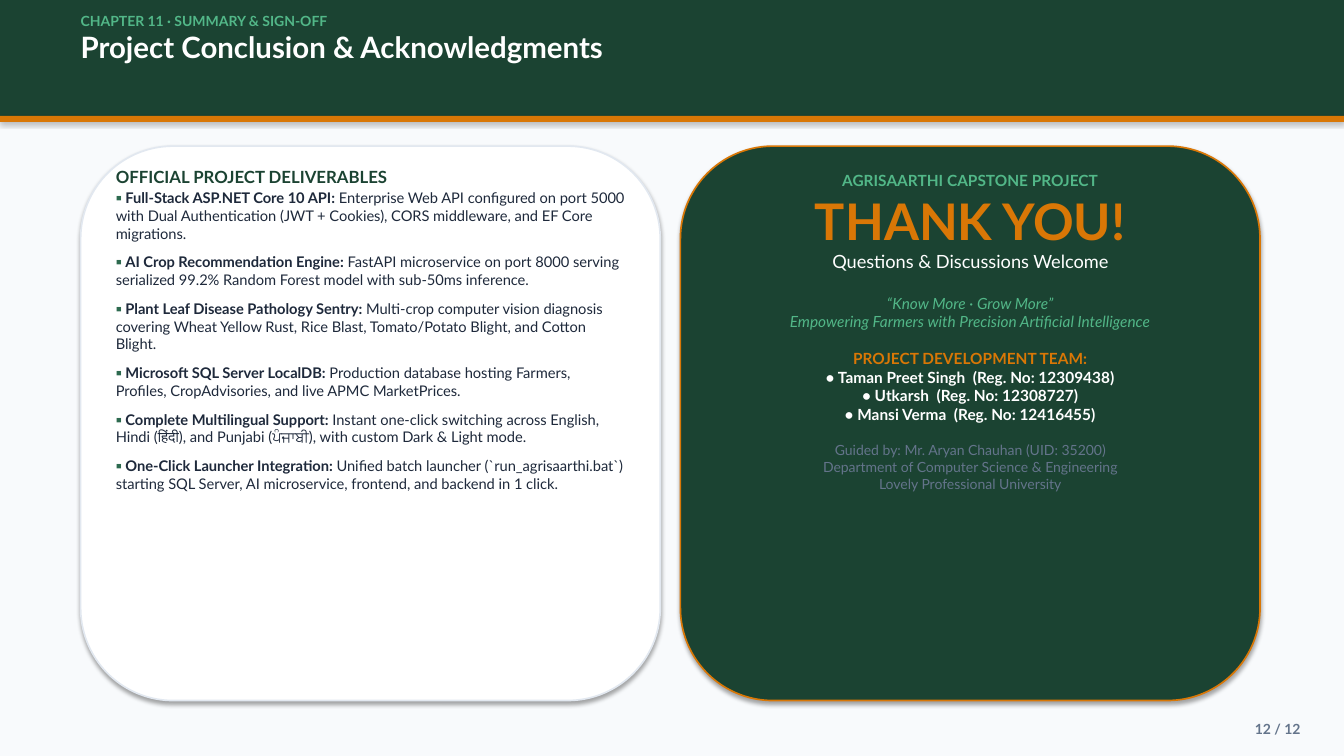
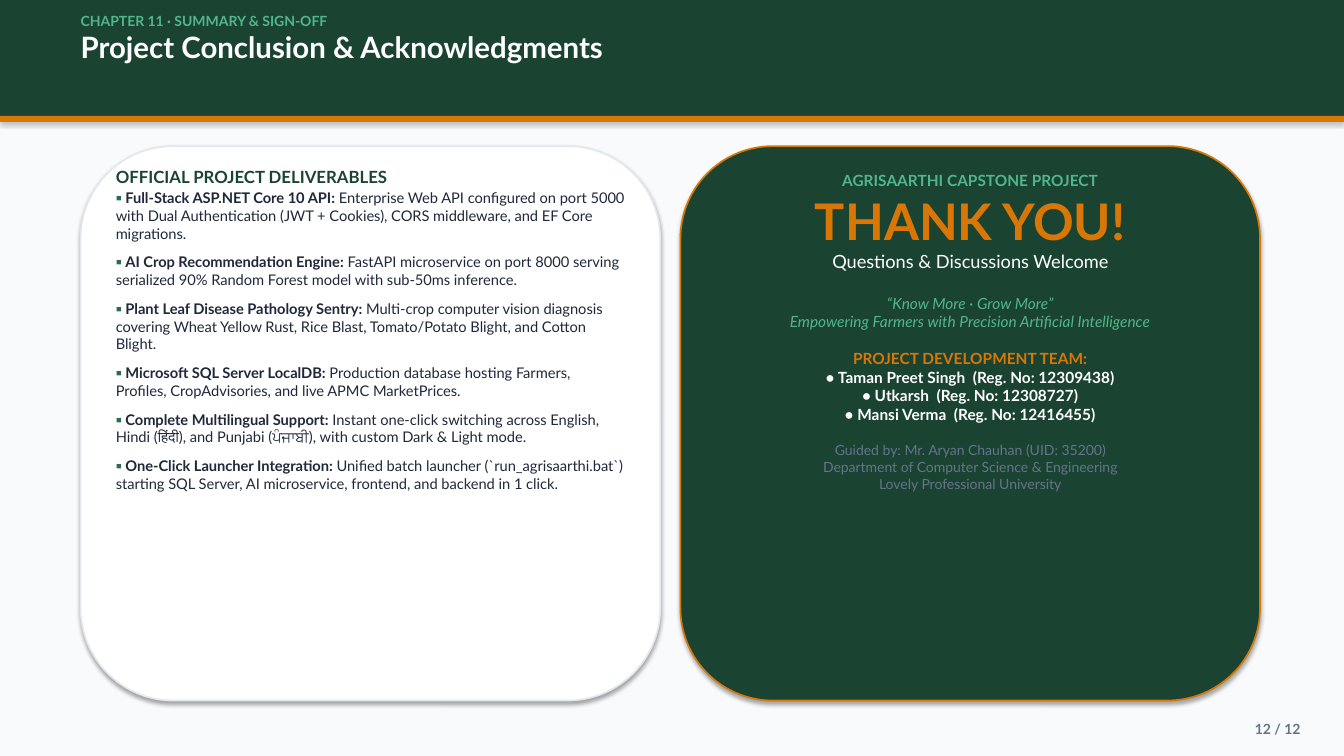
Before and after one commit to Tamanpreet84/AgriSaarthi, a slide deck: slide 12 of AgriSaarthi_Final_Presentation.pptx. Drawn at 1344x756 pixels with LibreOffice and Linux fonts; fonts in the diff are those of the drawing. Boxes give left, top, right and bottom in pixels: in the first picture for what was removed or moved away, otherwise in the second. Text is boxed around its words. In the diff, an @@ line names an element or a change of style, - is before the commit and + after.

```diff
--- a/AgriSaarthi_Final_Presentation.pptx
+++ b/AgriSaarthi_Final_Presentation.pptx
@@ text at (116, 256, 619, 285): text changed @@
-▪ AI Crop Recommendation Engine: FastAPI microservice on port 8000 serving serialized 99.2% Random Forest model with sub-50ms inference.
+▪ AI Crop Recommendation Engine: FastAPI microservice on port 8000 serving serialized 90% Random Forest model with sub-50ms inference.
```
Also in this commit, not shown: 3 other slides changed, 2 other files.
